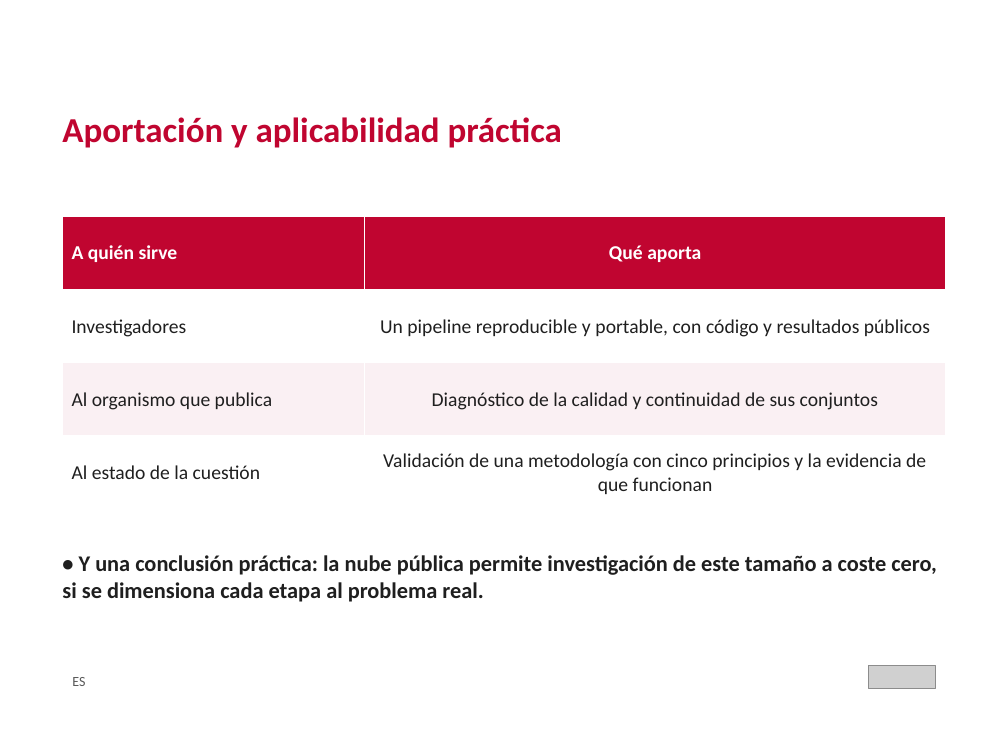
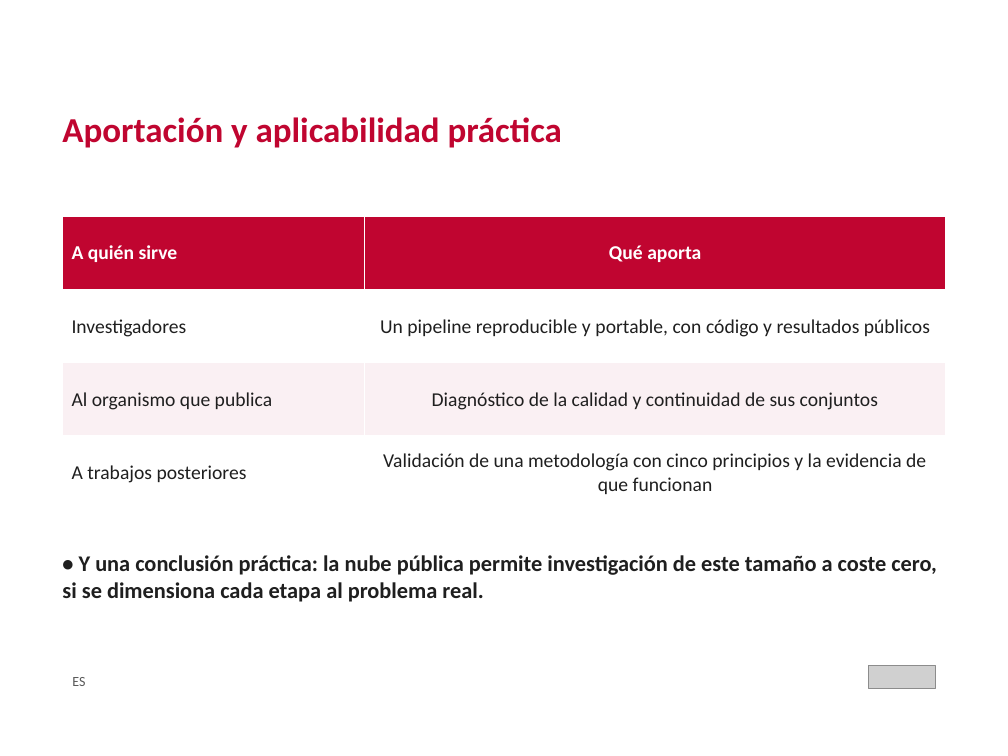
Before and after one commit to crismo04/TFM-cloud-soliutions-to-public-data, a slide deck: slide 29 of master's thesis/TFM_MII_Cloud_AI_PublicData_MolinaCristian_2026.pptx. Drawn at 1008x756 pixels with LibreOffice and Linux fonts; fonts in the diff are those of the drawing; grey boxes stand for pictures; background and template pictures are left out. Boxes give left, top, right and bottom in pixels: in the first picture for what was removed or moved away, otherwise in the second. Text is boxed around its words. In the diff, an @@ line names an element or a change of style, - is before the commit and + after.

```diff
--- a/master's thesis/TFM_MII_Cloud_AI_PublicData_MolinaCristian_2026.pptx
+++ b/master's thesis/TFM_MII_Cloud_AI_PublicData_MolinaCristian_2026.pptx
@@ table at <box>62,217,946,509</box> @@
-row 4, column 1: Al estado de la cuestión
+row 4, column 1: A trabajos posteriores
```
Also in this commit, not shown: 3 other slides changed, 1 other file.
